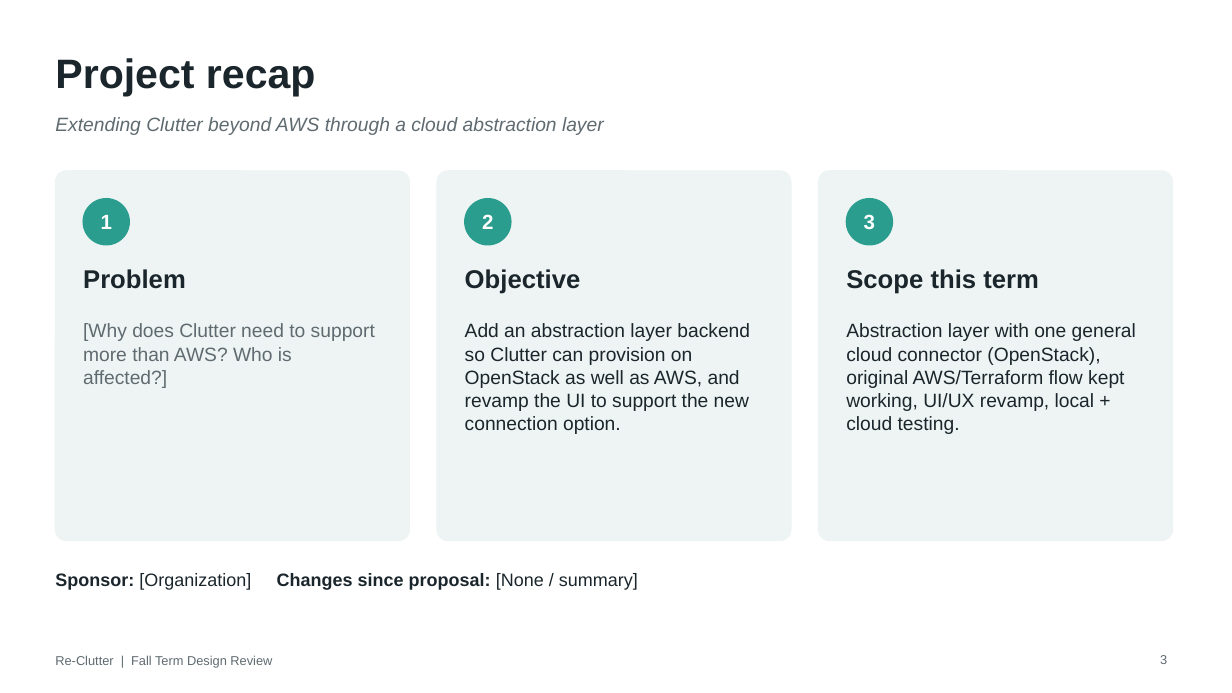
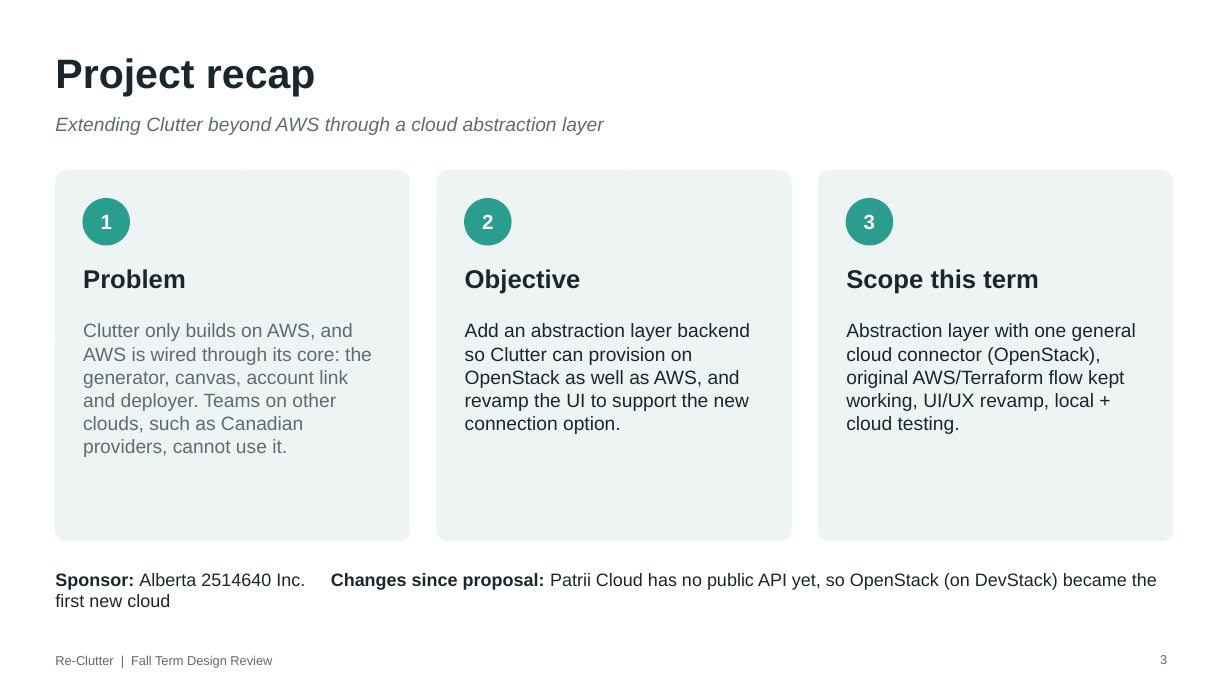
Before and after one commit to Alberta2514640/clutter, a slide deck: slide 3 of deliverables/Re-Clutter_Fall_Design_Review_Software.pptx. Drawn at 1232x693 pixels with LibreOffice and Linux fonts; fonts in the diff are those of the drawing. Boxes give left, top, right and bottom in pixels: in the first picture for what was removed or moved away, otherwise in the second. Text is boxed around its words. In the diff, an @@ line names an element or a change of style, - is before the commit and + after.

```diff
--- a/deliverables/Re-Clutter_Fall_Design_Review_Software.pptx
+++ b/deliverables/Re-Clutter_Fall_Design_Review_Software.pptx
@@ text at [83,323,372,457]: text changed @@
-[Why does Clutter need to support more than AWS? Who is affected?]
+Clutter only builds on AWS, and AWS is wired through its core: the generator, canvas, account link and deployer. Teams on other clouds, such as Canadian providers, cannot use it.
@@ text at [55,573,1157,590]: text changed; bold off @@
-Sponsor: [Organization] Changes since proposal: [None / summary]
+Sponsor: Alberta 2514640 Inc. Changes since proposal: Patrii Cloud has no public API yet, so OpenStack (on DevStack) became the first new cloud
```
Also in this commit, not shown: 6 other slides changed.
